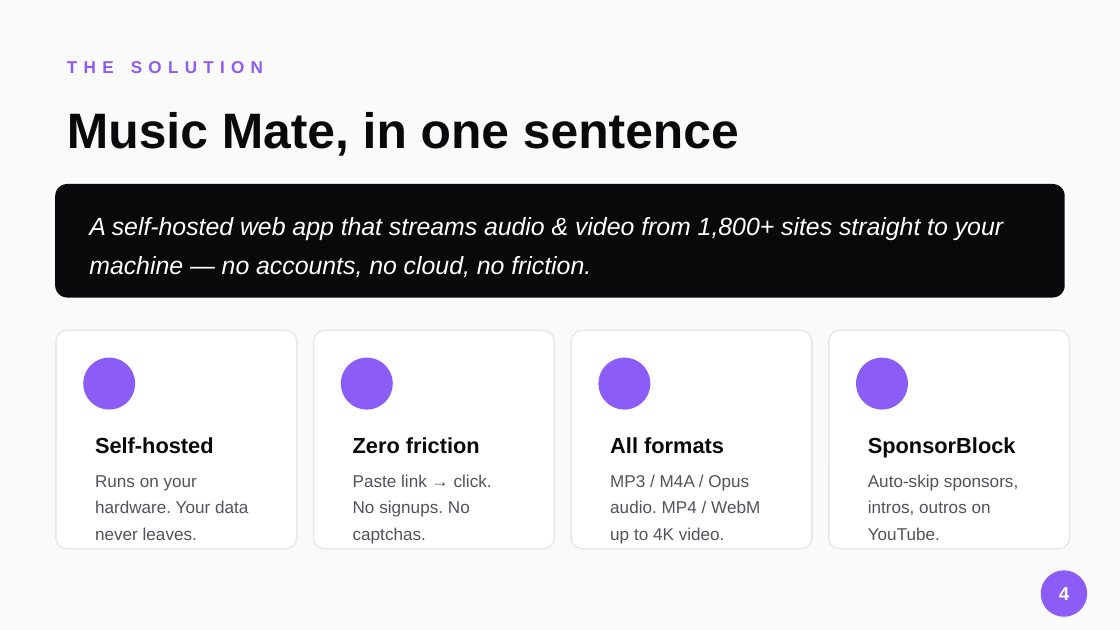
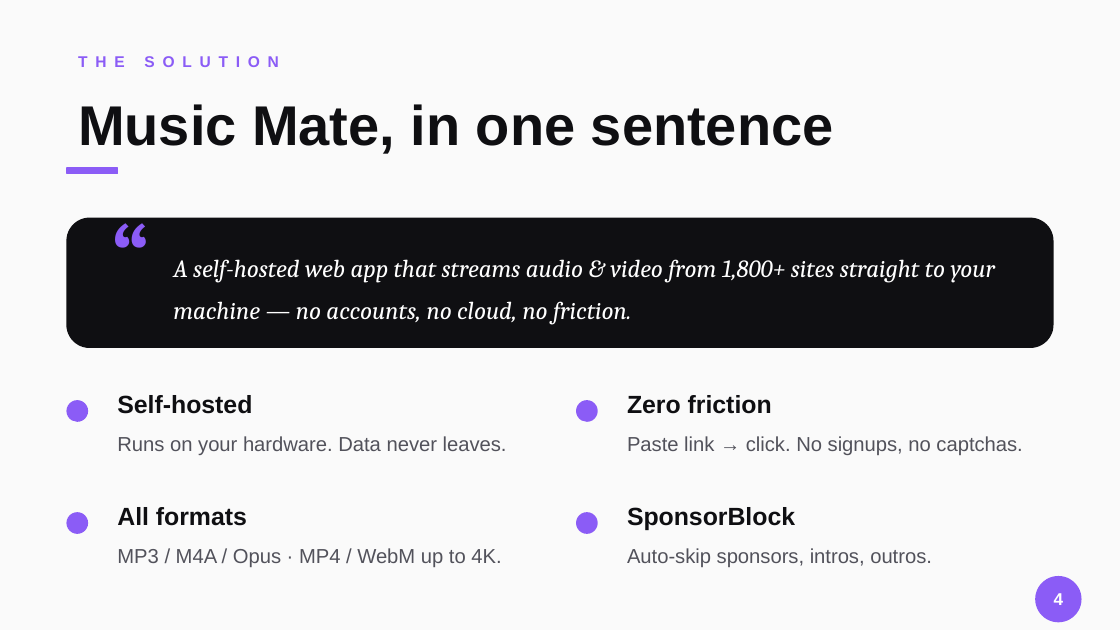
Before and after one commit to hellogunawan99/music-mate, a slide deck: slide 4 of docs/deck/output/music-mate.pptx. Drawn at 1120x630 pixels with LibreOffice and Linux fonts; fonts in the diff are those of the drawing. Boxes give left, top, right and bottom in pixels: in the first picture for what was removed or moved away, otherwise in the second. Text is boxed around its words. In the diff, an @@ line names an element or a change of style, - is before the commit and + after.

Commit message:
Aesthetic redesign of deck: shared design tokens, tighter layouts
Before: 43 shapes on the architecture slide alone, mixed type sizes
(9-80pt), inconsistent corner radii, decorative shapes competing
with content. Felt busy and unprofessional.

After: Rounded & Spacious style consistently applied across all slides.

New shared module: docs/deck/tokens.js
  - THEME: 5 contract colors (primary, secondary, accent, light, bg)
  - EX: extended neutrals (surface, line, inkSubtle, accentSoft)
  - TYPE: 6-size type scale (display 64 → caption 10)
  - SP: spacing tokens (pageMargin 0.6, cardPadding 0.3, etc.)
  - Helpers: addHeader, addPageBadge, addCard, addTagPill

Per-slide changes:
  - Cover: removed bg-color blocks, kept just one accent bar + mark
  - Agenda: vertical 2-col layout with generous 0.65 row height
  - Problem: equal-width cards (2.73in each), consistent inner padding
  - Solution: hero quote band + 2x2 pillar grid (was 4-col cramped)
  - Tech stack: 3 horizontal layer rows, pill items aligned to baseline
  - Architecture: VERTICAL flow with connector lines (was horizontal
    with 43 shapes); now 29 shapes, cleaner hierarchy
  - Features: 2x3 grid, single tag pill, single title, single body
  - 3D scene: image 60% width, side panel with bullet list
  - UI showcase: 3 image cards with consistent framing
  - Deployment: 3-step cards with dark code blocks
  - Closing: mirrors cover, brand mark + accent bar

Type scale locked to 6 sizes (was 13 different sizes). Corner radii
locked to 0.18-0.2in.

```diff
--- a/docs/deck/output/music-mate.pptx
+++ b/docs/deck/output/music-mate.pptx
@@ text "THE SOLUTION": place and size @@
-text "THE SOLUTION" at [67,61,263,73]
+text "THE SOLUTION" at [67,45,1075,78]
@@ text "THE SOLUTION" at [67,45,1075,78]: size 11 to 10 pt, letter spacing 4 to 5 pt @@
@@ text "Music Mate, in one sentence": place and size @@
-text "Music Mate, in one sentence" at [67,112,739,156]
+text "Music Mate, in one sentence" at [78,104,834,154]
@@ text "Music Mate, in one sentence" at [78,104,834,154]: size 32 to 36 pt, text colour #09090B to #0F0F12 @@
@@ rectangle added at [67,168,118,174], fill #8B5CF6, outline #8B5CF6 1 pt @@
@@ text added at [101,207,157,297], 60 pt, text #8B5CF6, bold @@
+“
@@ rounded rectangle: place and size @@
-rounded rectangle at [56,185,1064,297]
+rounded rectangle at [67,218,1053,347]
@@ rounded rectangle at [67,218,1053,347]: fill #09090B to #0F0F12; outline #09090B 1 pt to #0F0F12 1 pt; proportions changed @@
@@ text "A self-hosted web app that ...": place and size @@
-text "A self-hosted web app that ..." at [89,217,1003,278]
+text "A self-hosted web app that ..." at [173,259,995,324]
@@ text "A self-hosted web app that ..." at [173,259,995,324]: font Arial to Cambria; line spacing 1.3 to 1.4 @@
@@ rounded rectangle removed at [56,330,297,549] @@
@@ rounded rectangle removed at [314,330,554,549] @@
@@ rounded rectangle removed at [571,330,812,549] @@
@@ ellipse removed at [599,358,650,409] @@
@@ rounded rectangle removed at [829,330,1070,549] @@
@@ ellipse removed at [857,358,907,409] @@
@@ text "Self-hosted": place and size @@
-text "Self-hosted" at [95,437,214,454]
+text "Self-hosted" at [117,395,252,414]
@@ text "Zero friction": place and size @@
-text "Zero friction" at [353,437,480,454]
+text "Zero friction" at [627,395,772,414]
@@ ellipse: place and size @@
-ellipse at [84,358,134,409]
+ellipse at [67,401,87,421]
@@ ellipse: place and size @@
-ellipse at [342,358,392,409]
+ellipse at [577,401,597,421]
@@ text at [117,436,507,455]: text changed; size 11 to 13 pt @@
-Runs on your hardware. Your data never leaves.
+Runs on your hardware. Data never leaves.
@@ text at [627,436,1022,455]: text changed; size 11 to 13 pt @@
-Paste link → click. No signups. No captchas.
+Paste link → click. No signups, no captchas.
@@ size 14 to 16 pt, text colour #09090B to #0F0F12 in 4 elements at [627,395,772,414], [117,395,252,414], [627,507,795,530], [117,507,247,526] @@
@@ text "All formats": place and size @@
-text "All formats" at [610,437,724,454]
+text "All formats" at [117,507,247,526]
@@ text "SponsorBlock": place and size @@
-text "SponsorBlock" at [868,437,1016,458]
+text "SponsorBlock" at [627,507,795,530]
@@ ellipse added at [67,513,87,533], fill #8B5CF6, outline #8B5CF6 1 pt @@
@@ ellipse added at [577,513,597,533], fill #8B5CF6, outline #8B5CF6 1 pt @@
@@ vertical alignment middle to top in 4 elements at [627,436,1022,455], [117,436,507,455], [117,548,501,567], [627,548,932,567] @@
@@ text at [117,548,501,567]: text changed; size 11 to 13 pt @@
-MP3 / M4A / Opus audio. MP4 / WebM up to 4K video.
+MP3 / M4A / Opus · MP4 / WebM up to 4K.
@@ text at [627,548,932,567]: text changed; size 11 to 13 pt @@
-Auto-skip sponsors, intros, outros on YouTube.
+Auto-skip sponsors, intros, outros.
@@ text "4" at [1054,593,1064,605]: size 12 to 11 pt @@
@@ ellipse: place and size @@
-ellipse at [1042,571,1086,616]
+ellipse at [1036,577,1081,622]
```
Also in this commit, not shown: 10 other slides changed, 13 other files.
